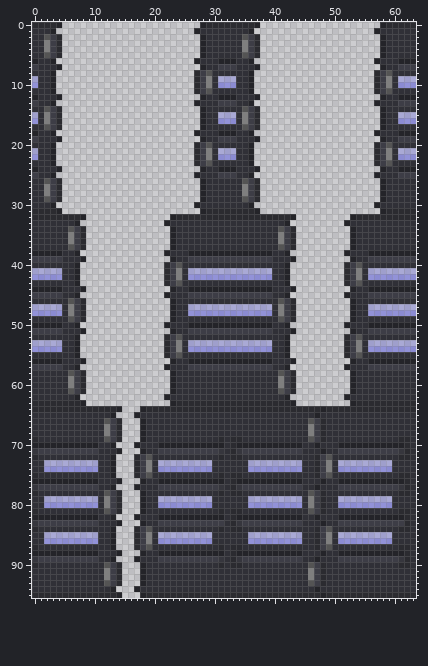
Sprite sheet -- Resources/Textures/TS/Structures/Doors/Glass/marine-engineer.rsi/closing.png. Above: the version before the commit.
The file is 64x96 pixels.
The result:
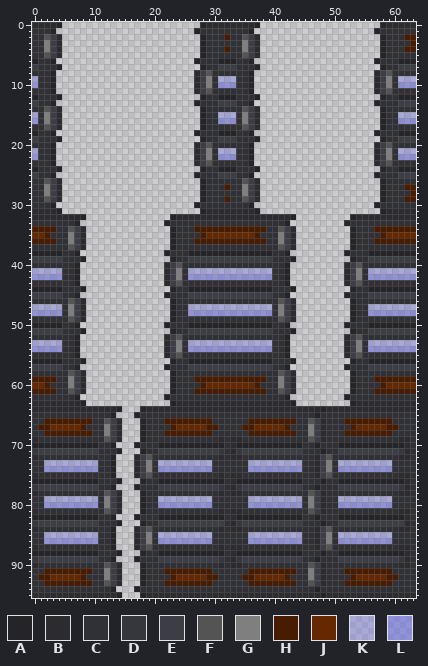
Palette (. is transparent): A #242429  B #2b2b30  C #303037  D #36363d  E #3d3d46  F #545454  G #7f7f7f  H #471c00  J #652800  K #6868de5b  L #6868de96
The edit:
y 2: x 32 C -> H; x 62..63 CC -> HH
y 3: x 63 C -> H
y 4: x 32 C -> H; x 62..63 CC -> HH
y 27: x 32 C -> H; x 62..63 CC -> HH
y 28: x 63 C -> H
y 29: x 32 C -> H; x 62..63 CC -> HH
y 34: x 0..3 CCCC -> HHHH; x 27..38 CCCCCCCCCCCC -> HHHHHHHHHHHH; x 57..63 CCCCCCC -> HHHHHHH
y 35: x 0..2 CCC -> JJH; x 28..37 CCCCCCCCCC -> HJJJJJJJJH; x 58..63 CCCCCC -> HJJJJJ
y 36: x 0..3 CCCC -> HHHH; x 27..38 CCCCCCCCCCCC -> HHHHHHHHHHHH; x 57..63 CCCCCCC -> HHHHHHH
y 59: x 0..3 CCCC -> HHHH; x 27..38 CCCCCCCCCCCC -> HHHHHHHHHHHH; x 57..63 CCCCCCC -> HHHHHHH
y 60: x 0..2 CCC -> JJH; x 28..37 CCCCCCCCCC -> HJJJJJJJJH; x 58..63 CCCCCC -> HJJJJJ
y 61: x 0..3 CCCC -> HHHH; x 27..38 CCCCCCCCCCCC -> HHHHHHHHHHHH; x 57..63 CCCCCCC -> HHHHHHH
y 66: x 2..9 CCCCCCCC -> HHHHHHHH; x 22..29 CCCCCCCC -> HHHHHHHH; x 36..43 CCCCCCCC -> HHHHHHHH; x 52..59 CCCCCCCC -> HHHHHHHH
y 67: x 1..8 CCCCCCCC -> HHJJJJJH; x 23..30 CCCCCCCC -> HJJJJJHH; x 35..42 CCCCCCCC -> HHJJJJJH; x 53..60 CCCCCCCC -> HJJJJJHH
y 68: x 2..9 CCCCCCCC -> HHHHHHHH; x 22..29 CCCCCCCC -> HHHHHHHH; x 36..43 CCCCCCCC -> HHHHHHHH; x 52..59 CCCCCCCC -> HHHHHHHH
y 91: x 2..9 CCCCCCCC -> HHHHHHHH; x 22..29 CCCCCCCC -> HHHHHHHH; x 36..43 CCCCCCCC -> HHHHHHHH; x 52..59 CCCCCCCC -> HHHHHHHH
y 92: x 1..8 CCCCCCCC -> HHJJJJJH; x 23..30 CCCCCCCC -> HJJJJJHH; x 35..42 CCCCCCCC -> HHJJJJJH; x 53..60 CCCCCCCC -> HJJJJJHH
y 93: x 2..9 CCCCCCCC -> HHHHHHHH; x 22..29 CCCCCCCC -> HHHHHHHH; x 36..43 CCCCCCCC -> HHHHHHHH; x 52..59 CCCCCCCC -> HHHHHHHH
